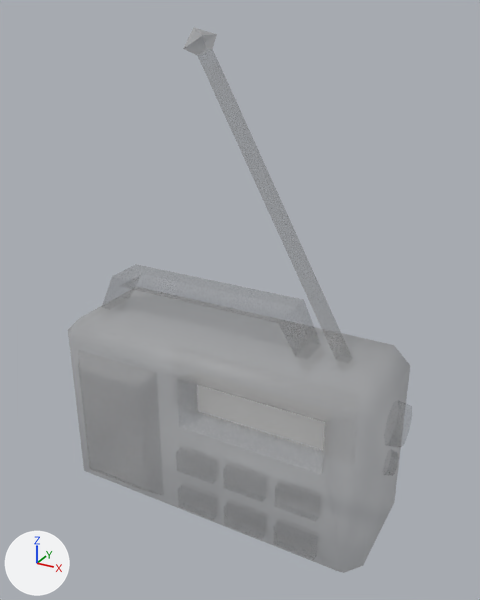
Two versions of the FBX model Assets/Art/Models/Items/Functional/Generic/boombox.fbx, one commit apart.
Before and after are seen from a 50 mm lens placed at (0.388, 0.298, 0.671), pointed at (0.002, 0.998, 0.32). Arrows for +X, +Y and +Z are at lower left; the lights stay in place. Where no turn or scale is listed for an object, it has been applied to the vertices.

The scene before the commit, as lines of its bpy script (objects in view):
```python
me_boombox = bpy.data.meshes.new('Boombox')
me_boombox.from_pydata(...)  # 161 vertices, 126 faces; spans x -0.245..0.235, y -0.111..0.104, z -0.001..0.65
# faces by material slot: [125, 1]
me_boombox.materials.append(mat_palette05_005)
me_boombox.materials.append(mat_palette05_emission_003)  # white #e7e7e7
ob_boombox = bpy.data.objects.new('Boombox', me_boombox)
ob_boombox.location = (0.0, 1.0, 0.0)
```
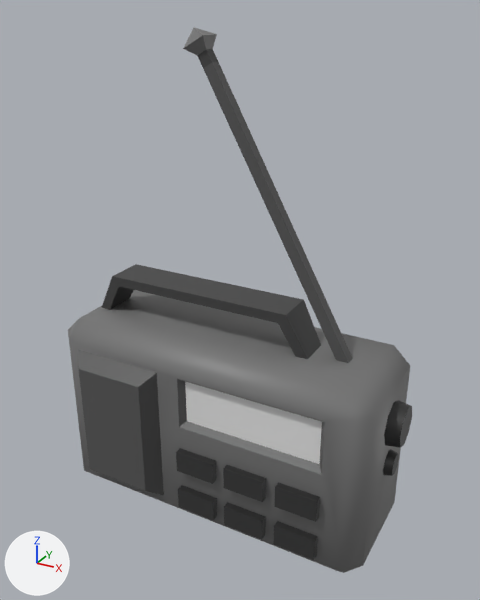
Where the newer file only moved an object's origin or applied its transform, the numbers keep the older frame.

Boxes (x1, y1, x2, y2) around the edits, measured in the pictures (480 x 600 px):
'Boombox', surface changed, reshaped
    before: (197, 373, 331, 452)
    after: (68, 28, 412, 573)
part 1 of me_boombox, cut back
    before: (197, 373, 331, 452)
    after: (177, 379, 325, 474)
part 2 of me_boombox, recoloured
    after: (68, 28, 412, 573)

The change in detail:
Picture 'Palette05.png' (img_palette05_png) is now built by load_image('Palette05.png', '../../../../Textures/Palette05.png', 256, 256, 'sRGB') instead of load_image('Palette05.png', '../../../../Textures/Palette05.png', 256, 256, 'Non-Color').
Material 'Palette05' (mat_palette05) is new.
Its texture is img_palette05_png.
Material 'Palette05 Emission' (mat_palette05_emission) is new.
Its base color is (0.8, 0.8, 0.8) (white #e7e7e7).
Its roughness is 0.4.
me_boombox is used by ob_boombox; location (0.0, 1.0, 0.0).
me_boombox had 161 vertices, 126 faces and spanned x -0.245..0.235, y -0.111..0.104, z -0.001..0.65.
me_boombox no longer uses material mat_palette05_emission_003 (white #e7e7e7).
me_boombox now has 161 vertices, 120 faces and spans x -0.245..0.235, y -0.111..0.104, z -0.001..0.65.
Part 1, on me_boombox:
6 faces are deleted.
4 vertices in x -0.034..0.156, y -0.056, z 0.168..0.229 move by (0.0, -0.027, 0.0).
me_boombox part 2: 119 faces spanning x -0.245..0.235, y -0.111..0.104, z -0.001..0.65 switch from mat_palette05_005 to mat_palette05 (picture img_palette05_png).
me_boombox now uses material mat_palette05_emission (white #e7e7e7).
